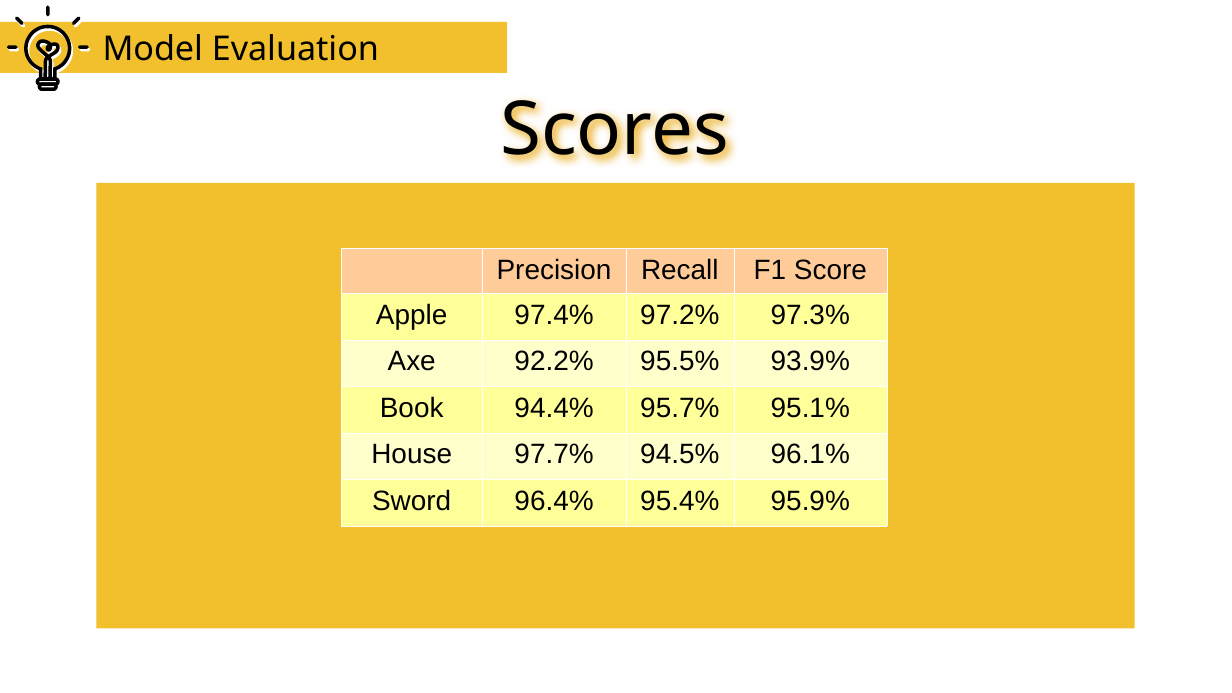
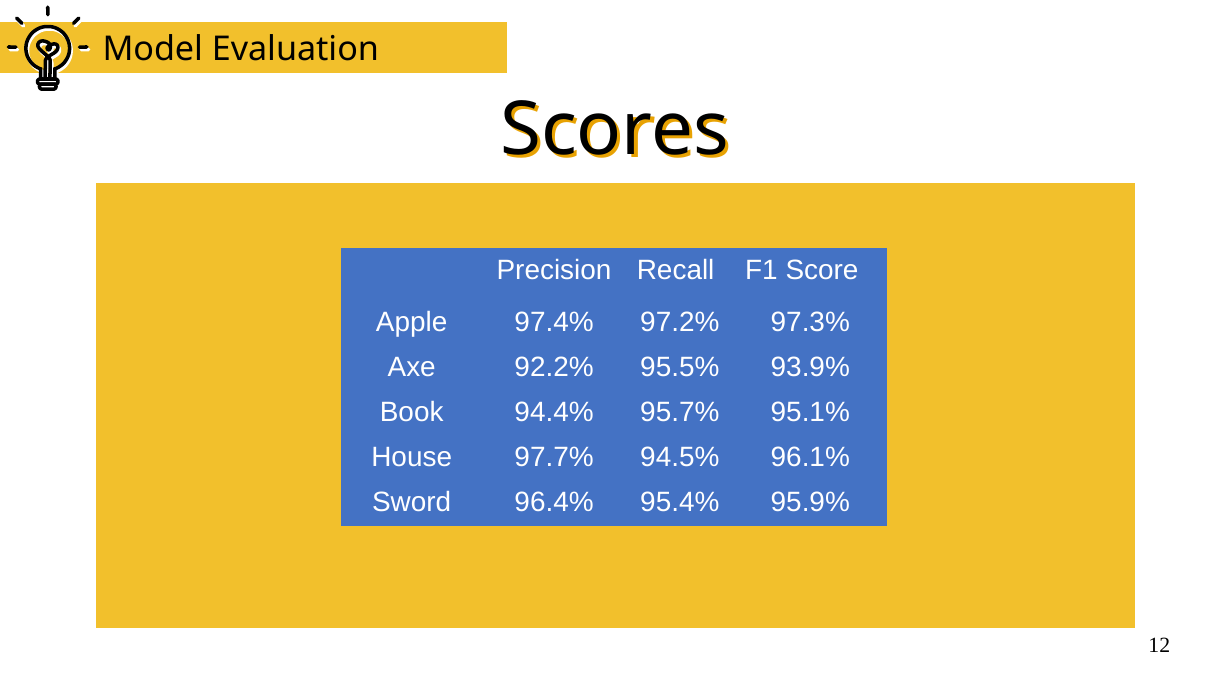
Before and after one commit to jteles277/Image_Classification_Problem, a slide deck: slide 12 of docs/powerpoint.odp. Drawn at 1232x693 pixels with LibreOffice and Linux fonts; fonts in the diff are those of the drawing. Boxes give left, top, right and bottom in pixels: in the first picture for what was removed or moved away, otherwise in the second. Text is boxed around its words. In the diff, an @@ line names an element or a change of style, - is before the commit and + after.

```diff
--- a/docs/powerpoint.odp
+++ b/docs/powerpoint.odp
@@ title "Scores" rewrapped from bbox=[500, 100, 729, 162] to bbox=[500, 100, 729, 158] @@
@@ outline redrawn in 6 elements at bbox=[0, 22, 508, 74], bbox=[96, 183, 1135, 629], bbox=[28, 29, 72, 82], bbox=[39, 44, 59, 82], bbox=[26, 27, 69, 79], bbox=[38, 41, 58, 79] @@
@@ table at bbox=[341, 248, 887, 525] @@
@@ fill #FFCC99 to #4472C4 in row 1 @@
@@ fill #FFFF99 to #4472C4 in 12 cells @@
@@ fill #FFFFCC to #4472C4 in 8 cells @@
@@ text colour #000000 to #FFFFFF @@
@@ alignment centre to left @@
@@ borders changed @@
@@ page number added at bbox=[1148, 637, 1170, 652], 14 pt, text #000000 @@
+12
```
Also in this commit, not shown: 15 other slides changed, 19 other files.
